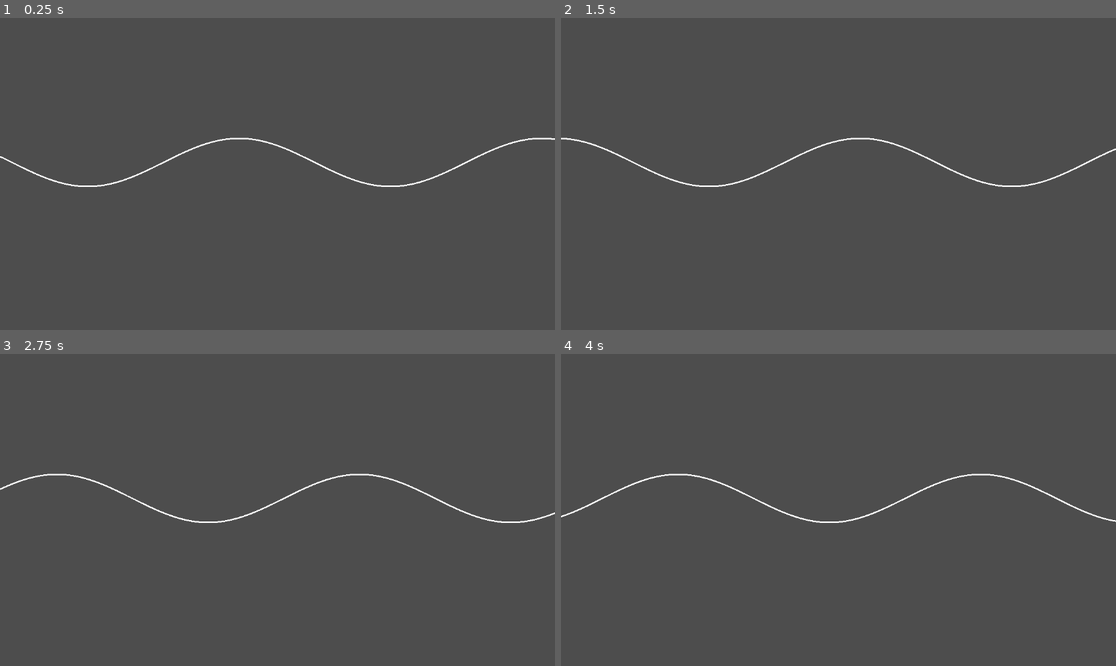
Above: before the commit, frames 1-4 (two rows, left to right).
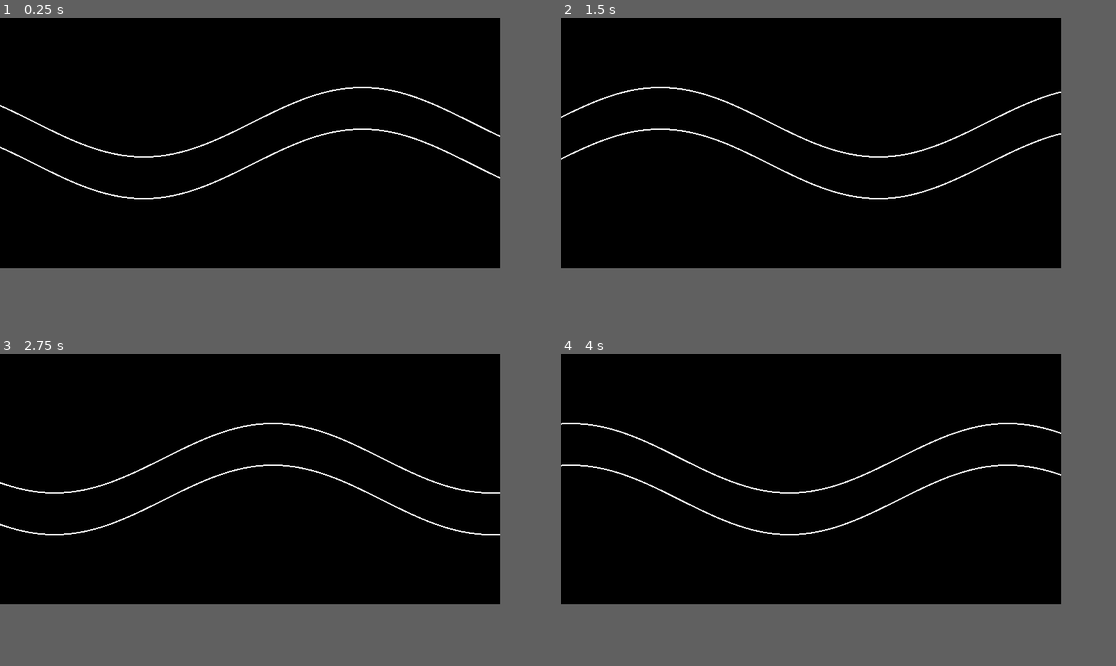
Above: after the commit, the same moments.

Repository: kpicaza/signal-riders
Game: Godot game, scene res://scenes/main.tscn
Same seed, same stepped clock (60 frames per second), same inputs: the game is played once before the commit and once after it. The project has no main scene, so this scene is started directly.
Inputs (mouse positions are in pixels of both pictures, inside the frame that each line leads up to):
- Up to frame 1 (0.25 s): no input
- Up to frame 2 (1.5 s): tap Enter at 0.5 s; move the mouse to (960, 158) at 0.52 s; hold Shift 0.53-1.25 s; click (960, 158) at 0.67 s; drag from (727, 189) to (810, 236) at 1.27 s
- Up to frame 3 (2.75 s): move the mouse to (333, 441) at 2.02 s; tap Ctrl at 2.1 s; click (333, 441) at 2.17 s
- Up to frame 4 (4 s): drag from (810, 572) to (672, 463) at 2.77 s; move the mouse to (1005, 556) at 3.52 s; tap Alt at 3.6 s; click (1005, 556) at 3.67 s
In our replay, the window is 799x449 before the commit and 720x360 after it. These sizes can differ from the game's own. Grey fills any space a smaller window leaves; there, only what the larger window draws over its background counts as a difference.

The runs differ from the first frame. In frame 1, 72% of the frame differs, in the area x 0-100%, y 0-81%; in frame 2, 72%; in frame 3, 72%; in frame 4, 72%.

Commit message:
feat(wave) add wave thickness creating a tube

Diff:
--- a/project.godot
+++ b/project.godot
@@ -14,6 +14,11 @@
 config/features=PackedStringArray("4.5", "Forward Plus")
 config/icon="res://icon.svg"
 
+[display]
+
+window/size/viewport_width=720
+window/size/viewport_height=360
+
 [dotnet]
 
 project/assembly_name="Signal riders"
--- a/scenes/main.tscn
+++ b/scenes/main.tscn
@@ -4,5 +4,11 @@
 
 [node name="Main" type="Node2D"]
 
+[node name="ColorRect" type="ColorRect" parent="."]
+custom_minimum_size = Vector2(720, 360)
+offset_right = 720.0
+offset_bottom = 360.0
+color = Color(0, 0, 0, 1)
+
 [node name="Wave" type="Node2D" parent="."]
 script = ExtResource("1_o5qli")
--- a/src/wave.gd
+++ b/src/wave.gd
@@ -1,10 +1,11 @@
 class_name Wave extends RefCounted
 
 var x_scale: float = 0.01
-var base_y: float = 200.0
+var base_y: float = 100.0
 var amplitude: float = 50.0
 var frequency: float = 1.0
 var phase: float = 0.0
+var thickness: float = 40.0
 
 func get_y_at_x(x: float) -> float:
 	return base_y + amplitude * sin((x * x_scale * frequency) + phase)
@@ -16,3 +17,8 @@
 		pts.append(Vector2(x, get_y_at_x(x)))
 		x += step
 	return pts
+
+func get_band_at_x(x: float) -> WaveBand:
+	var center_y := get_y_at_x(x)
+	var half := thickness * 0.5
+	return WaveBand.new(center_y - half, center_y, center_y + half)
--- /dev/null
+++ b/src/wave_band.gd
@@ -0,0 +1,13 @@
+class_name WaveBand extends RefCounted
+
+var top: float
+var center: float
+var bottom: float
+
+func _init(wave_top: float, wave_center: float, wave_bottom: float) -> void:
+	top = wave_top
+	center = wave_center
+	bottom = wave_bottom
+
+func get_height() -> float:
+	return bottom - top
--- a/src/wave_node.gd
+++ b/src/wave_node.gd
@@ -3,14 +3,34 @@
 var wave := Wave.new()
 
 func _ready():
-	wave.base_y = 300
+	var h := get_viewport_rect().size.y
+	wave.base_y = h * 0.5
+	wave.thickness = 60.0
+
+func _process(delta):
+	wave.phase -= delta * 2.0
+	queue_redraw()
 
 func _draw():
 	var width := get_viewport_rect().size.x
-	var pts := wave.get_points(0.0, width, 8.0)
-	for i in range(pts.size() - 1):
-		draw_line(pts[i], pts[i+1], Color.WHITE, 3.0)
+	var step := 8.0
 
-func _process(delta):
-	wave.phase -= delta
-	queue_redraw()
+	var prev_top: Vector2
+	var prev_bottom: Vector2
+	var first := true
+
+	var x := 0.0
+	while x <= width:
+		var band := wave.get_band_at_x(x)
+		var top := Vector2(x, band.top)
+		var bottom := Vector2(x, band.bottom)
+
+		if not first:
+			draw_line(prev_top, top, Color.WHITE, 2.0)
+			draw_line(prev_bottom, bottom, Color.WHITE, 2.0)
+		else:
+			first = false
+
+		prev_top = top
+		prev_bottom = bottom
+		x += step
--- a/tests/test_wave.gd
+++ b/tests/test_wave.gd
@@ -22,7 +22,6 @@
 func test_wave_points_have_expected_length():
 	var wave := Wave.new()
 	var points := wave.get_points(0.0, 800.0, 10.0)
-	# de 0 a 800 en pasos de 10 → 81 puntos
 	assert_eq(points.size(), 81)
 
 func test_wave_points_follow_formula():
@@ -30,7 +29,6 @@
 	wave.base_y = 200
 	wave.amplitude = 30
 	var points := wave.get_points(0.0, 100.0, 50.0)
-	# puntos: x=0, x=50, x=100
 	assert_eq(points[0].y, wave.get_y_at_x(0.0))
 	assert_almost_eq(points[1].y, wave.get_y_at_x(50.0), 1.0)
 	assert_almost_eq(points[2].y, wave.get_y_at_x(100.0), 1.0)
@@ -40,5 +38,11 @@
 	wave.x_scale = 0.01
 	var y1 = wave.get_y_at_x(0)
 	var y2 = wave.get_y_at_x(10)
-	# con escala baja, no deberían ser radicalmente distintos
 	assert_lt(abs(y2 - y1), wave.amplitude)
+
+func test_wave_returns_band_with_configured_thickness():
+	var wave := Wave.new()
+	wave.thickness = 40.0
+	var band := wave.get_band_at_x(100.0)
+	assert_eq(band.get_height(), 40.0)
+	assert_eq(band.center, wave.get_y_at_x(100.0))
--- /dev/null
+++ b/tests/test_wave_band.gd
@@ -0,0 +1,11 @@
+extends GutTest
+
+func test_wave_band_has_top_center_and_bottom():
+	var band := WaveBand.new(100.0, 120.0, 140.0)
+	assert_eq(band.top, 100.0)
+	assert_eq(band.center, 120.0)
+	assert_eq(band.bottom, 140.0)
+
+func test_wave_band_height_is_bottom_minus_top():
+	var band := WaveBand.new(100.0, 120.0, 140.0)
+	assert_eq(band.get_height(), 40.0)
Not shown, added: src/wave_band.gd.uid
Not shown, added: tests/test_wave_band.gd.uid
Not shown, added: .github/workflows/gut.yml
